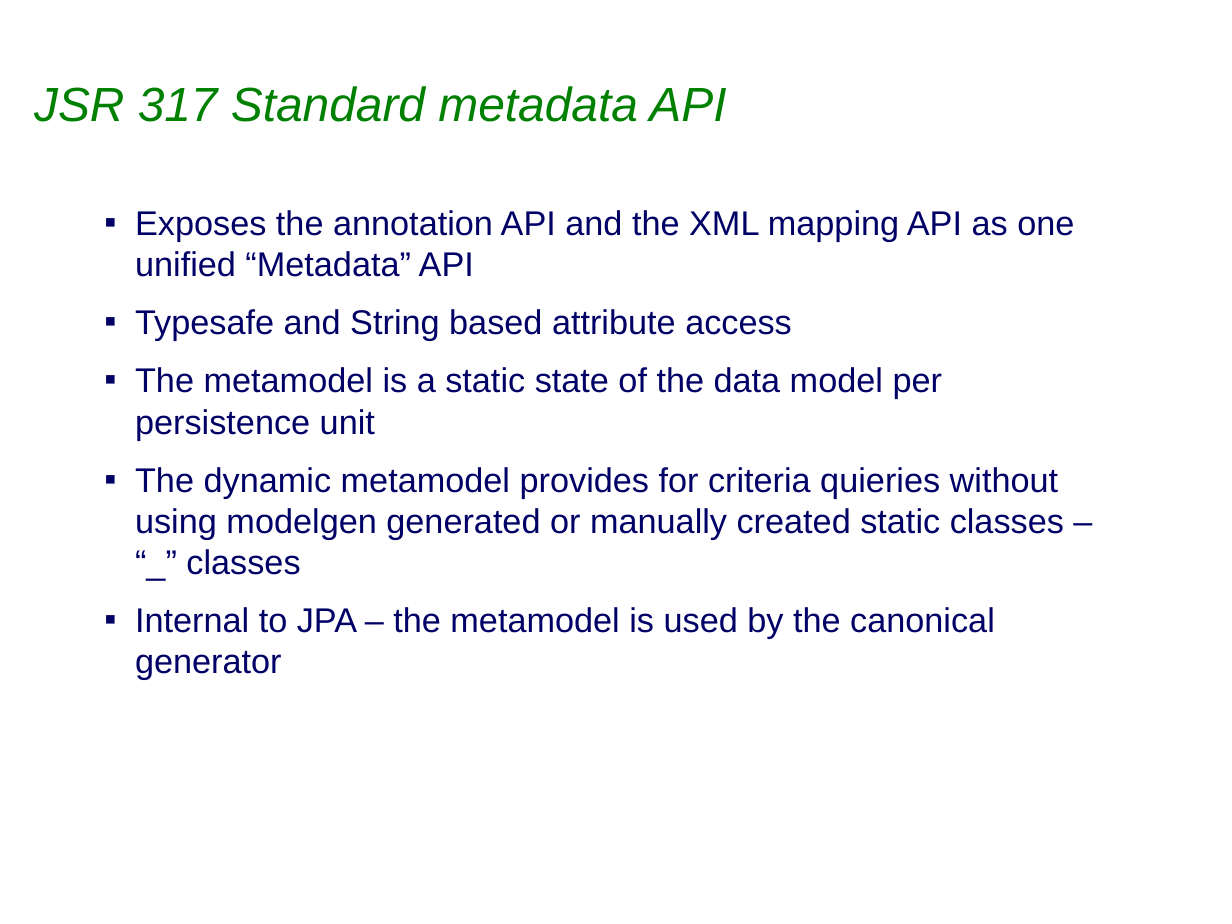
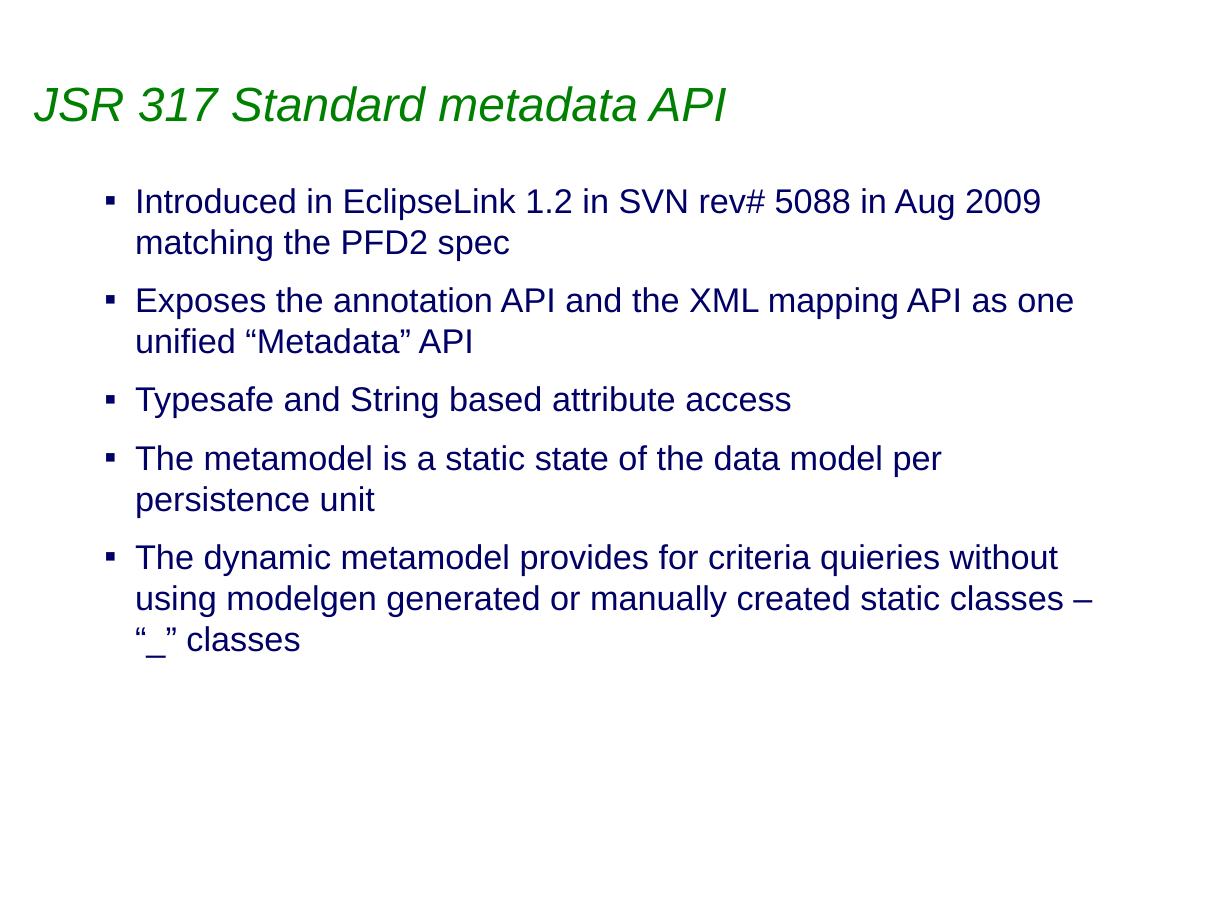
Before and after one commit to sabineheider/incubator, a slide deck: slide 3 of summit-2010/EclipseLink_JPA2_Metamodel.ppt. Drawn at 1232x924 pixels with LibreOffice and Linux fonts; fonts in the diff are those of the drawing; background and template pictures are left out. Boxes give left, top, right and bottom in pixels: in the first picture for what was removed or moved away, otherwise in the second. Text is boxed around its words. In the diff, an @@ line names an element or a change of style, - is before the commit and + after.

Commit message:
312854: EclipseLink Summit 2010 : Metamodel API PPT initial rough draft submission 2 http://wiki.eclipse.org/EclipseLink/Development/Summit/Topics#JPA_2.0 - I will be updating this PPT over the next 24 hours with a couple more versions as the demo is worked out

```diff
--- a/summit-2010/EclipseLink_JPA2_Metamodel.ppt
+++ b/summit-2010/EclipseLink_JPA2_Metamodel.ppt
@@ text "Introduced in EclipseLink 1.2 in ...": place and size @@
-text "Introduced in EclipseLink 1.2 in ..." at box(135, 210, 1074, 680)
+text "Introduced in EclipseLink 1.2 in ..." at box(135, 188, 1074, 652)
@@ text at box(135, 188, 1041, 261): paragraph added @@
+▪ Introduced in EclipseLink 1.2 in SVN rev# 5088 in Aug 2009 matching the PFD2 spec
@@ text at box(135, 607, 995, 680): paragraph removed @@
-▪ Internal to JPA – the metamodel is used by the canonical generator
```
Also in this commit, not shown: 5 other slides changed, 3 slides added.
